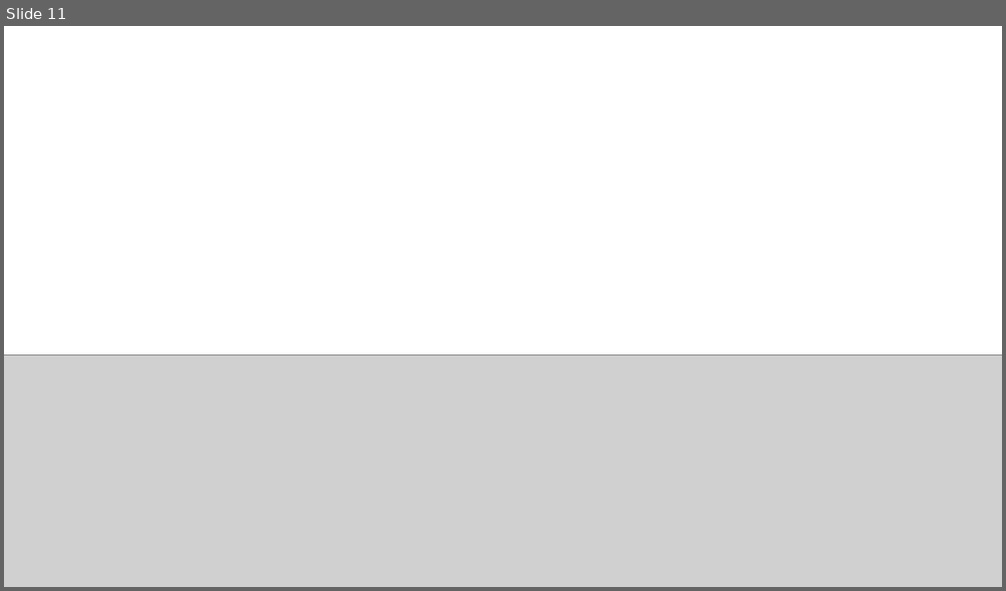
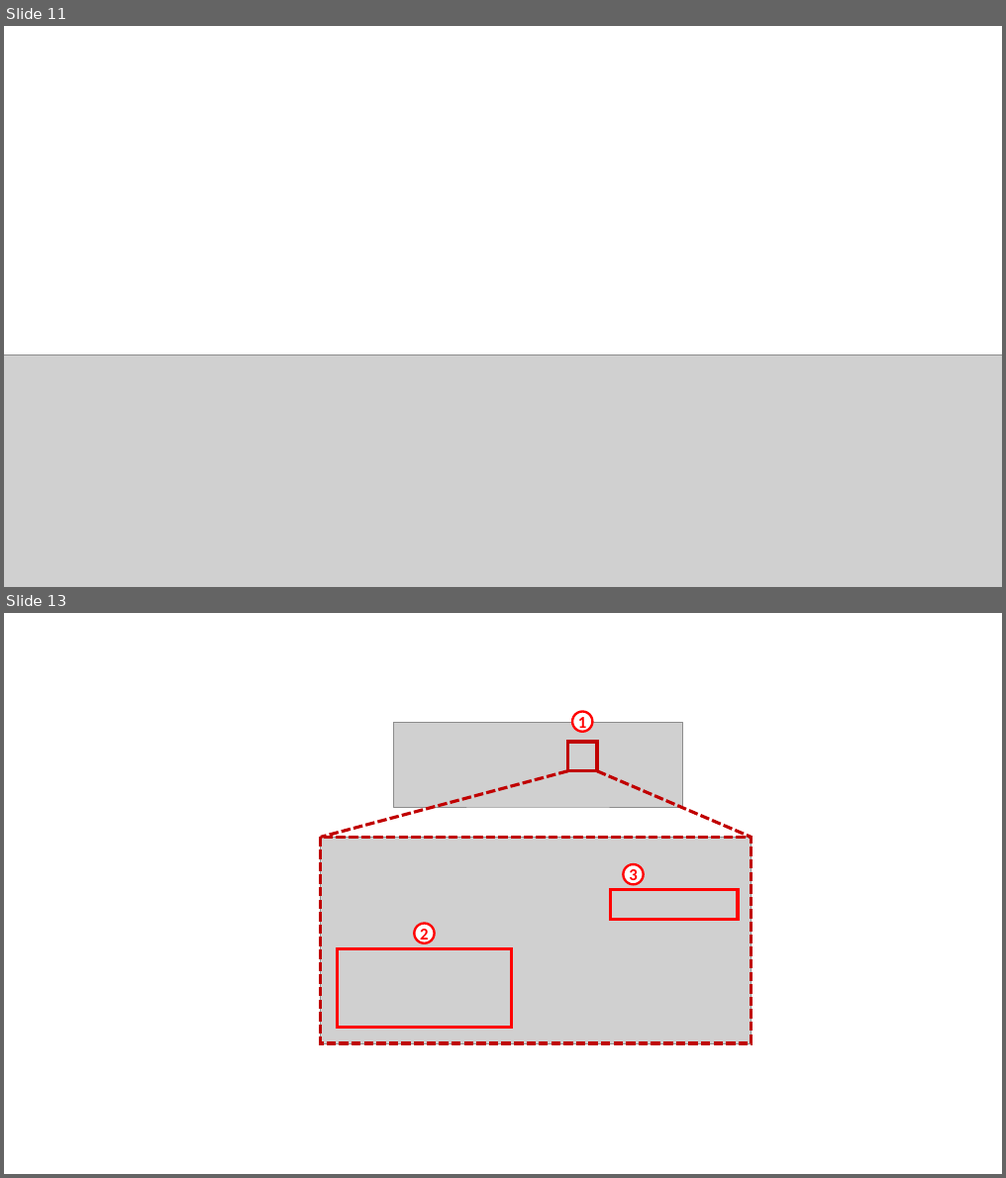
Before and after one commit to xpessoles/TP_Documents_PSI, a slide deck: 16_RC4/Figures/Figures.pptx. Shown one above the other, each under a label of ours: slide 11 before the commit, slides 11 and 13 after it; the slides between them are not shown. The pictures are 1006x591 and 1006x1178 pixels, drawn with LibreOffice and Linux fonts; fonts in the diff are those of the drawing; grey boxes stand for pictures; background and template pictures are left out. Boxes give left, top, right and bottom in pixels: in the first picture for what was removed or moved away, otherwise in the second. Text is boxed around its words. In the diff, an @@ line names an element or a change of style, - is before the commit and + after.

```diff
--- a/16_RC4/Figures/Figures.pptx
+++ b/16_RC4/Figures/Figures.pptx
@@ slide 13 added at <box>4,613,1002,1174</box>, background #FFFFFF @@
@@ picture added at <box>393,723,683,808</box> @@
@@ ellipse added at <box>572,712,592,732</box>, fill #FFFFFF, outline #FF0000 2.25 pt, 16 pt, text #FF0000, bold @@
+1
@@ rectangle added at <box>567,742,597,771</box>, outline #C00000 3 pt @@
@@ line added from (567, 771) to (321, 837), #C00000 3 pt dashed @@
@@ line added from (597, 771) to (751, 837), #C00000 3 pt dashed @@
@@ picture added at <box>321,837,751,1044</box> @@
@@ rectangle added at <box>321,837,751,1044</box>, outline #C00000 3 pt dashed @@
@@ ellipse added at <box>623,864,644,884</box>, fill #FFFFFF, outline #FF0000 2.25 pt, 16 pt, text #FF0000, bold @@
+3
@@ rectangle added at <box>611,890,738,919</box>, outline #FF0000 3 pt @@
@@ ellipse added at <box>414,924,435,944</box>, fill #FFFFFF, outline #FF0000 2.25 pt, 16 pt, text #FF0000, bold @@
+2
@@ rectangle added at <box>338,950,512,1027</box>, outline #FF0000 3 pt @@
```
Also in this commit, not shown: 1 other slide added, 2 other files.
